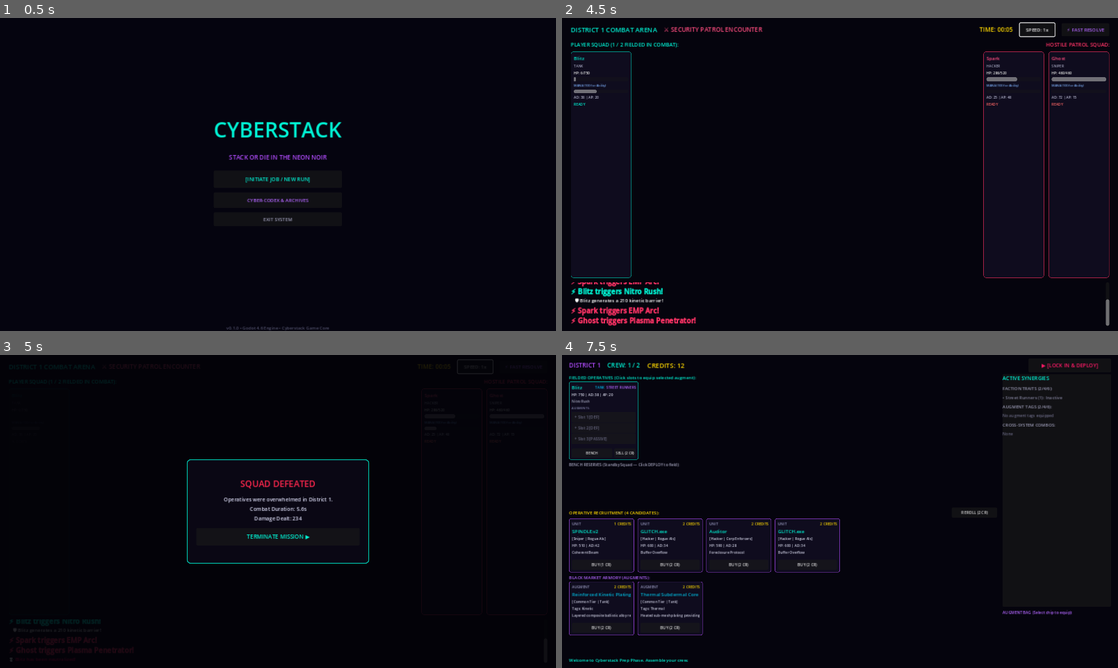
Above: before the commit, frames 1-4 (two rows, left to right).
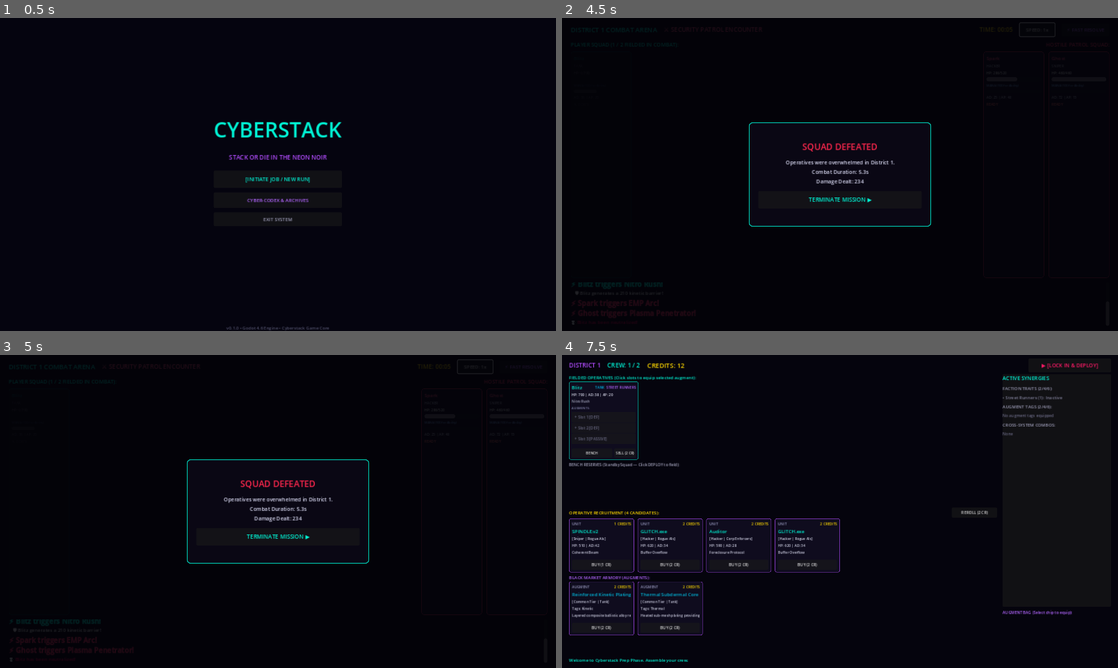
Above: after the commit, the same moments.

Repository: TheStickface/Cyberstack
Game: Godot game, scene res://src/ui/screens/Main.tscn
Two runs of this game, one before a commit and one after it. Both use one fixed random seed, a clock stepped at 60 frames per second and the inputs below.
Inputs (mouse positions are in pixels of both pictures, inside the frame that each line leads up to):
- Up to frame 1 (0.5 s): no input
- Up to frame 2 (4.5 s): click "[INITIATE JOB / NEW RUN]" at 0.5 s; click "▶ [LOCK IN & DEPLOY]" at 1.25 s; click "ENTER COMBAT [⚔ FIGHT]" at 2 s; click "SPEED: 1x" at 2.75 s; click "SPEED: 2x" at 3.5 s; tap Enter at 4.25 s; move the mouse to (962, 158) at 4.27 s; hold Up from 4.28 s (still down); click (962, 158) at 4.42 s
- Up to frame 3 (5 s): keep holding Up
- Up to frame 4 (7.5 s): release Up at 5 s; click "⚡ FAST RESOLVE" at 5 s; click "TERMINATE MISSION ▶" at 5.75 s; click "RETURN TO MAIN TERMINAL" at 6.5 s; click "[INITIATE JOB / NEW RUN]" at 7.25 s

Frame 1 is identical in both runs. In frame 2, 4.7% of the frame differs, in the area x 1-99%, y 1-99%; in frame 3, less than 0.1%; in frame 4, less than 0.1%.

Commit message:
feat(balance): fine-tune starter parity within 3.5% margin and calibrate district escalation curves

Diff:
--- a/data/units/ai_glitch.tres
+++ b/data/units/ai_glitch.tres
@@ -11,12 +11,12 @@
 role = 1
 faction = 3
 base_cost = 2
-base_max_health = 600.0
+base_max_health = 620.0
 base_attack_damage = 34.0
 base_ability_power = 65.0
 base_attack_speed = 0.95
-base_armor = 16.0
-base_shield = 0.0
+base_armor = 18.0
+base_shield = 30.0
 base_starting_mana = 40.0
 base_max_mana = 50.0
 base_speed = 55.0
--- a/data/units/runner_blitz.tres
+++ b/data/units/runner_blitz.tres
@@ -11,11 +11,11 @@
 role = 0
 faction = 1
 base_cost = 2
-base_max_health = 750.0
+base_max_health = 700.0
 base_attack_damage = 38.0
 base_ability_power = 20.0
 base_attack_speed = 0.85
-base_armor = 25.0
+base_armor = 22.0
 base_shield = 0.0
 base_starting_mana = 0.0
 base_max_mana = 80.0
--- a/src/core/Constants.gd
+++ b/src/core/Constants.gd
@@ -113,9 +113,9 @@
 # Enemy Stat Scaling Multipliers per District (HP, Damage)
 const DISTRICT_ENEMY_SCALING: Dictionary = {
 	1: { "hp_mult": 1.00, "dmg_mult": 1.00 },
-	2: { "hp_mult": 1.35, "dmg_mult": 1.25 },
-	3: { "hp_mult": 1.75, "dmg_mult": 1.55 },
-	4: { "hp_mult": 2.40, "dmg_mult": 1.90 }
+	2: { "hp_mult": 1.20, "dmg_mult": 1.15 },
+	3: { "hp_mult": 1.45, "dmg_mult": 1.30 },
+	4: { "hp_mult": 1.70, "dmg_mult": 1.45 }
 }
 
 # Sell Refund Values
--- a/src/systems/CombatBridge.gd
+++ b/src/systems/CombatBridge.gd
@@ -59,6 +59,19 @@
 
 		squad.append(enemy_instance)
 
+	if is_boss and not squad.is_empty():
+		var apex_id = "runner_overdrive"
+		match district_id:
+			1: apex_id = "runner_overdrive"
+			2: apex_id = "corp_director"
+			3: apex_id = "ai_singularity"
+			4: apex_id = "fixer_kingpin"
+		var boss_res = repo.get_unit(apex_id)
+		if boss_res:
+			var boss_inst = UnitInstance.new(boss_res)
+			boss_inst.star_level = 2
+			squad[0] = boss_inst
+
 	return squad
 
 static func _get_default_repo() -> Object:
--- a/src/tools/BalanceSimulator.gd
+++ b/src/tools/BalanceSimulator.gd
@@ -397,8 +397,8 @@
 		ad *= scaling.get("dmg_mult", 1.0)
 		ap *= scaling.get("dmg_mult", 1.0)
 		if is_boss:
-			hp *= 1.35
-			ad *= 1.20
+			hp *= 1.15
+			ad *= 1.10
 
 	return {
 		"id": unit.unit_resource.id if unit.unit_resource else "unit",
@@ -421,25 +421,28 @@
 	match district_index:
 		1:
 			return [
-				{"unit": "runner_dash", "augments": []}
+				{"unit": "runner_dash", "augments": []},
+				{"unit": "corp_patrol", "augments": []}
 			]
 		2:
 			return [
 				{"unit": "corp_sentinel", "augments": ["common_kinetic_accelerator"]},
-				{"unit": "runner_dash", "augments": []}
+				{"unit": "runner_slasher", "augments": []},
+				{"unit": "corp_auditor", "augments": []}
 			]
 		3:
 			return [
-				{"unit": "ai_null_construct", "augments": ["rare_thermal_exhaust"]},
+				{"unit": "ai_bastion", "augments": ["rare_thermal_exhaust"]},
 				{"unit": "ai_cipher", "augments": ["rare_neural_synapse"]},
-				{"unit": "fixer_wiretap", "augments": ["rare_viral_siphon"]}
+				{"unit": "runner_nexus", "augments": ["rare_neural_synapse"]},
+				{"unit": "fixer_chemist", "augments": ["rare_viral_siphon"]}
 			]
 		4:
 			return [
-				{"unit": "corp_sentinel", "augments": ["rare_thermal_exhaust", "common_kinetic_plating"]},
-				{"unit": "corp_apex", "augments": ["rare_kinetic_rail"]},
-				{"unit": "ai_glitch", "augments": ["rare_neural_daemon"]},
-				{"unit": "fixer_broker", "augments": ["rare_viral_cascade"]}
+				{"unit": "corp_breacher", "augments": ["rare_thermal_exhaust"]},
+				{"unit": "corp_deadeye", "augments": ["rare_kinetic_rail"]},
+				{"unit": "ai_dreadnought", "augments": ["rare_neural_daemon"]},
+				{"unit": "fixer_hitman", "augments": ["rare_viral_cascade"]}
 			]
 		_:
 			return [{"unit": "runner_dash", "augments": []}]
@@ -466,11 +469,10 @@
 			]
 		4:
 			return [
-				{"unit": "corp_sentinel", "augments": ["rare_thermal_exhaust", "legendary_supernova_core"]},
+				{"unit": "fixer_kingpin", "augments": ["legendary_viral_pandemic", "rare_thermal_exhaust"]},
 				{"unit": "corp_apex", "augments": ["legendary_kinetic_destroyer"]},
-				{"unit": "ai_glitch", "augments": ["legendary_neural_hive"]},
-				{"unit": "fixer_broker", "augments": ["legendary_viral_pandemic"]},
-				{"unit": "ai_null_construct", "augments": ["rare_thermal_exhaust"]}
+				{"unit": "ai_glitch", "augments": ["rare_neural_hive"]},
+				{"unit": "corp_sentinel", "augments": ["rare_thermal_exhaust"]}
 			]
 		_:
 			return [{"unit": "runner_blitz", "augments": []}]
--- a/tests/test_synergy_engine.gd
+++ b/tests/test_synergy_engine.gd
@@ -111,8 +111,8 @@
 	var blitz = UnitInstance.new(blitz_res)
 
 	var base_hp = blitz.calculate_effective_stat(Enums.StatType.MAX_HEALTH)
-	if base_hp != 750.0:
-		return {"passed": false, "message": "Base HP mismatch. Expected 750, got %.1f" % base_hp, "assertions": 1}
+	if base_hp != blitz_res.base_max_health:
+		return {"passed": false, "message": "Base HP mismatch. Expected %.1f, got %.1f" % [blitz_res.base_max_health, base_hp], "assertions": 1}
 
 	# Equip thermal core (+120 HP, +5 Armor) in slot 0 (Defensive)
 	var thermal_core = repo.get_augment("common_thermal_core")
@@ -121,13 +121,13 @@
 		return {"passed": false, "message": "Failed to equip thermal core on Tank", "assertions": 2}
 
 	var new_hp = blitz.calculate_effective_stat(Enums.StatType.MAX_HEALTH)
-	if new_hp != 870.0:
-		return {"passed": false, "message": "Expected 870 HP with augment, got %.1f" % new_hp, "assertions": 3}
+	if new_hp != (blitz_res.base_max_health + 120.0):
+		return {"passed": false, "message": "Expected %.1f HP with augment, got %.1f" % [blitz_res.base_max_health + 120.0, new_hp], "assertions": 3}
 
 	# Add global synergy bonus
 	var global_stats = {Enums.StatType.MAX_HEALTH: 50.0}
 	var total_hp = blitz.calculate_effective_stat(Enums.StatType.MAX_HEALTH, global_stats)
-	if total_hp != 920.0:
-		return {"passed": false, "message": "Expected 920 HP with global synergy, got %.1f" % total_hp, "assertions": 4}
+	if total_hp != (blitz_res.base_max_health + 170.0):
+		return {"passed": false, "message": "Expected %.1f HP with global synergy, got %.1f" % [blitz_res.base_max_health + 170.0, total_hp], "assertions": 4}
 
 	return {"passed": true, "assertions": 4}
Not shown, changed: data/balance_simulation_report.md
